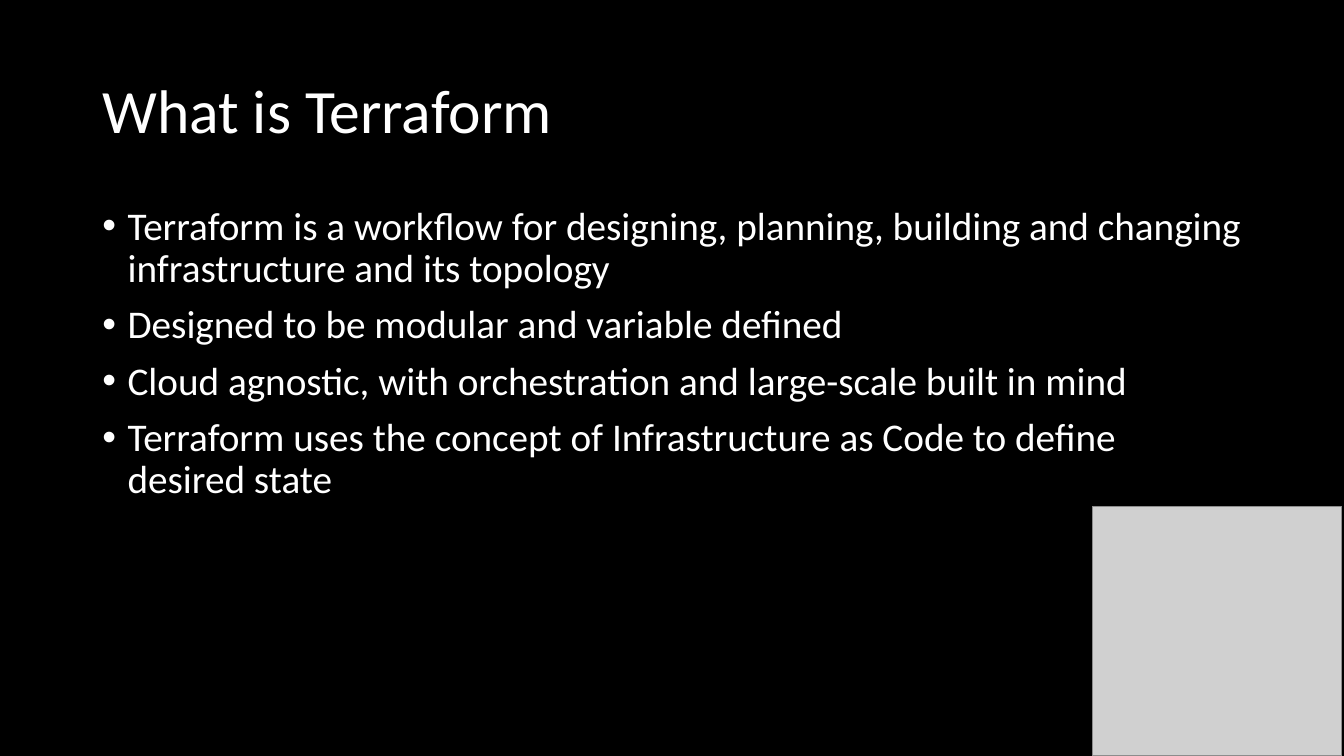
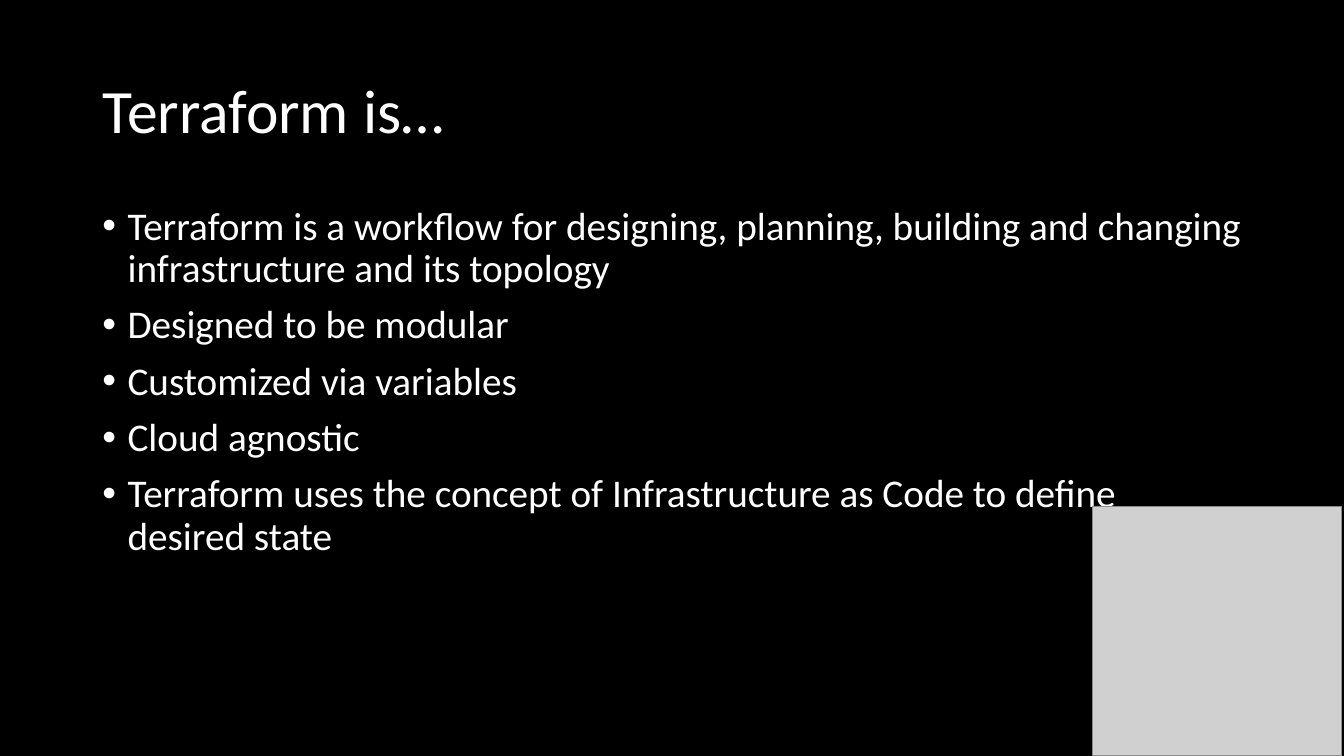
Before and after one commit to FraserPol/hashi-tech-excersise, a slide deck: slide 32 of Hashi-Demo-Preso.pptx (slide 33 before the commit). Drawn at 1344x756 pixels with LibreOffice and Linux fonts; fonts in the diff are those of the drawing; grey boxes stand for pictures. Boxes give left, top, right and bottom in pixels: in the first picture for what was removed or moved away, otherwise in the second. Text is boxed around its words. In the diff, an @@ line names an element or a change of style, - is before the commit and + after.

```diff
--- a/Hashi-Demo-Preso.pptx
+++ b/Hashi-Demo-Preso.pptx
@@ title at (102, 90, 444, 134): text changed @@
-What is Terraform
+Terraform is…
@@ text at (128, 310, 517, 458): text changed @@
-• Designed to be modular and variable defined
-• Cloud agnostic, with orchestration and large-scale built in mind
+• Designed to be modular
+• Customized via variables
+• Cloud agnostic
```
Also in this commit, not shown: 17 other slides changed, 6 slides added, 2 slides removed, 1 other file.
